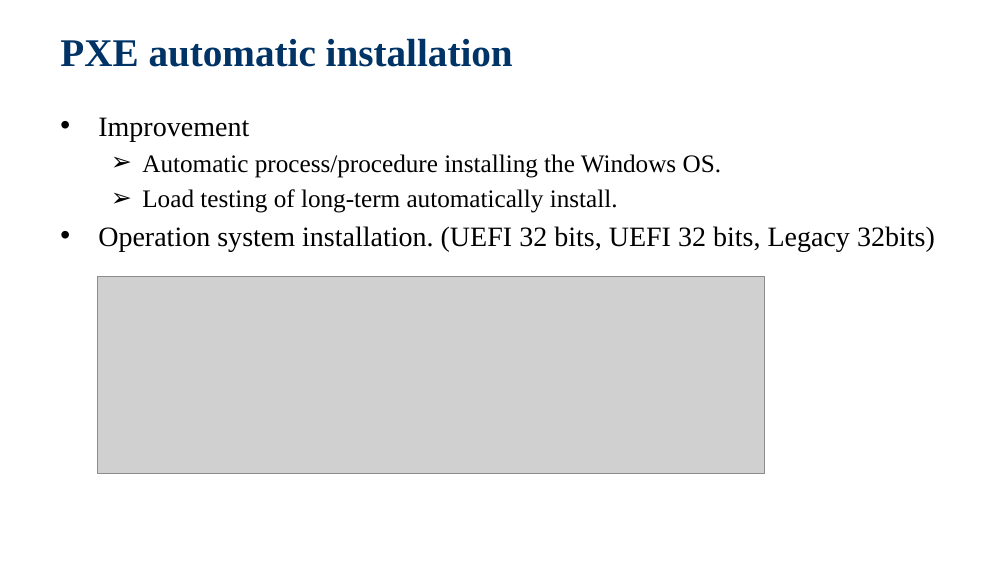
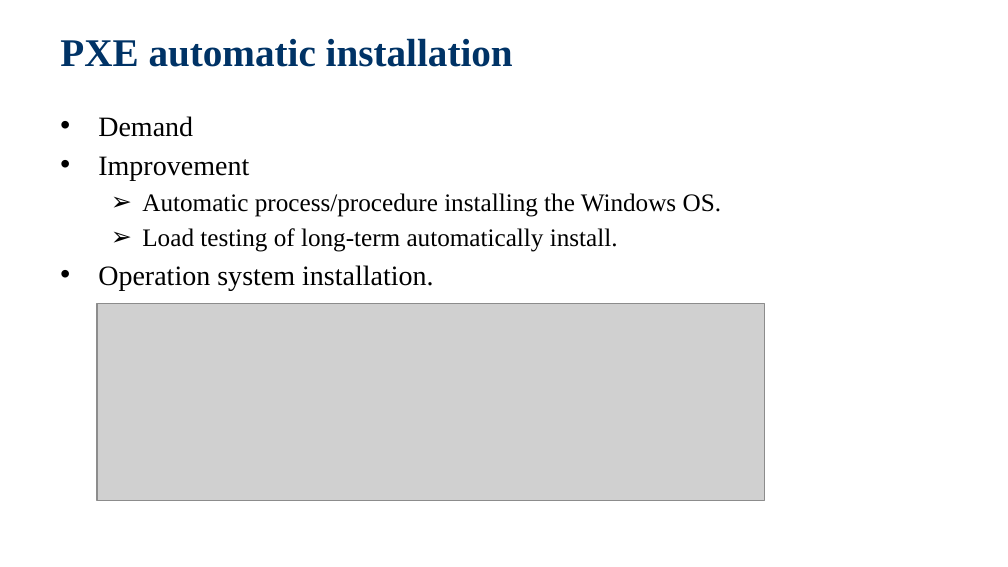
Before and after one commit to jackiejay888/automation, a slide deck: slide 22 of kpi/Test Automation_20200219_2.pptx. Drawn at 1008x567 pixels with LibreOffice and Linux fonts; fonts in the diff are those of the drawing; grey boxes stand for pictures; background and template pictures are left out. Boxes give left, top, right and bottom in pixels: in the first picture for what was removed or moved away, otherwise in the second. Text is boxed around its words. In the diff, an @@ line names an element or a change of style, - is before the commit and + after.

```diff
--- a/kpi/Test Automation_20200219_2.pptx
+++ b/kpi/Test Automation_20200219_2.pptx
@@ text at box(98, 116, 193, 137): paragraph added @@
+  • Demand
@@ text at box(98, 265, 433, 290): text changed @@
-  • Operation system installation. (UEFI 32 bits, UEFI 32 bits, Legacy 32bits)
+  • Operation system installation.
@@ picture: place and size @@
-picture at box(98, 277, 765, 475)
+picture at box(97, 303, 764, 501)
```
Also in this commit, not shown: 7 other slides changed, 1 other file.
